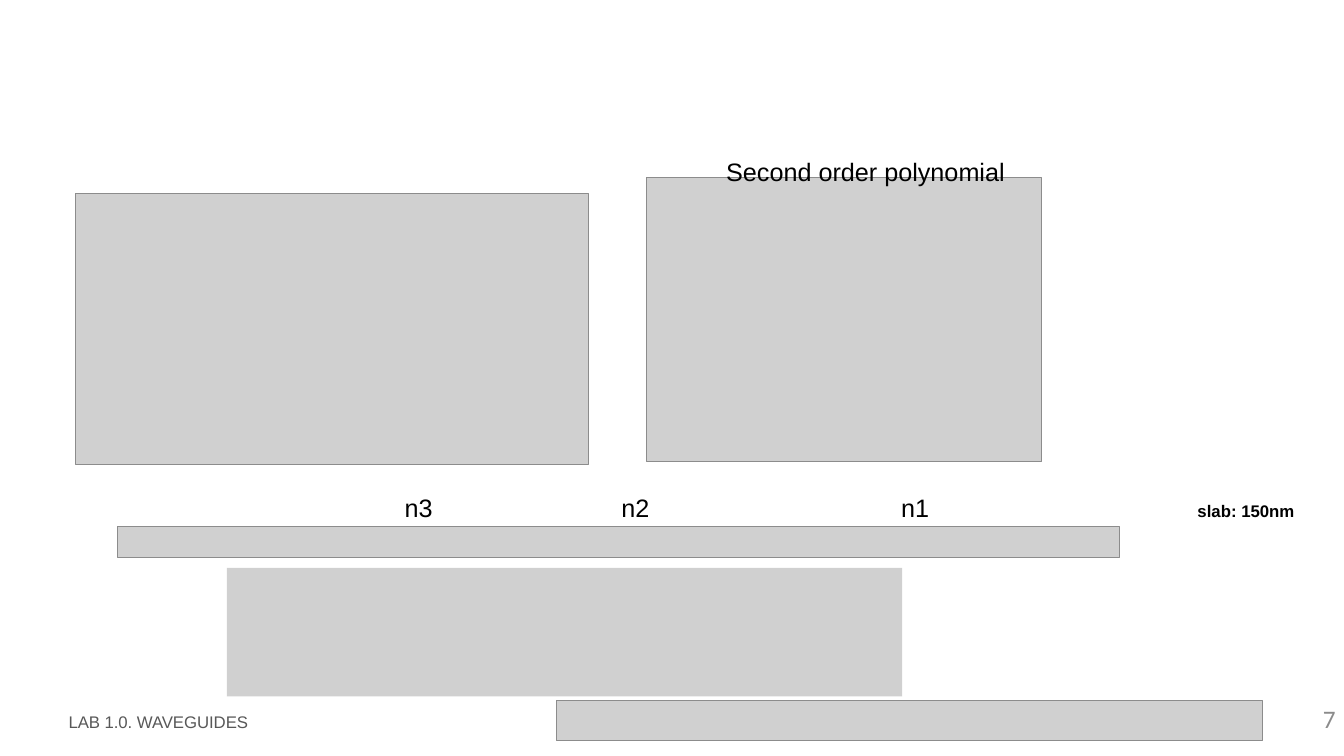
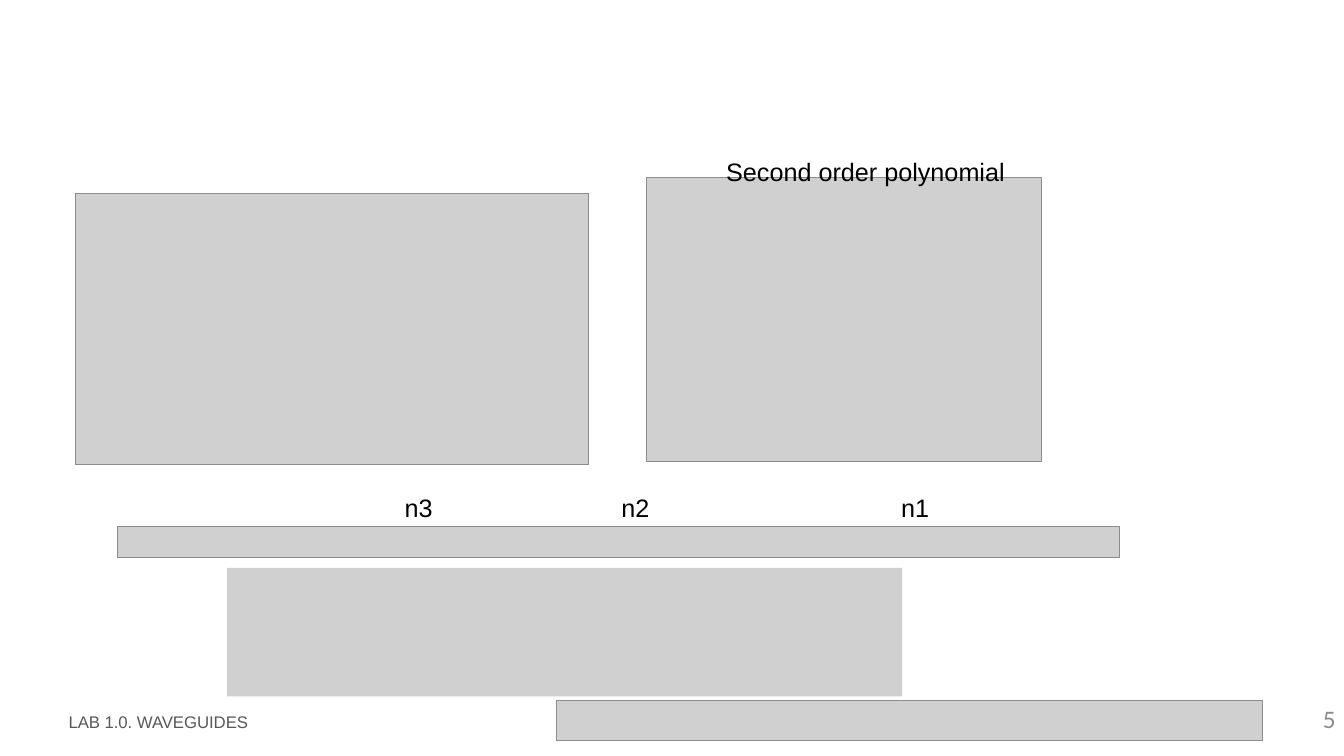
Before and after one commit to RobertoFernandezSevilla/pic-upv-lab1, a slide deck: slide 5 of LabBook_10.pptx (slide 7 before the commit). Drawn at 1344x756 pixels with LibreOffice and Linux fonts; fonts in the diff are those of the drawing; grey boxes stand for pictures; background and template pictures are left out. Boxes give left, top, right and bottom in pixels: in the first picture for what was removed or moved away, otherwise in the second. Text is boxed around its words. In the diff, an @@ line names an element or a change of style, - is before the commit and + after.

```diff
--- a/LabBook_10.pptx
+++ b/LabBook_10.pptx
@@ text removed at (1197, 505, 1294, 517) @@
-slab: 150nm
@@ page number at (1323, 712, 1336, 728): text changed @@
-7
+5
```
Also in this commit, not shown: 9 other slides changed, 4 slides removed, 1 other file.
